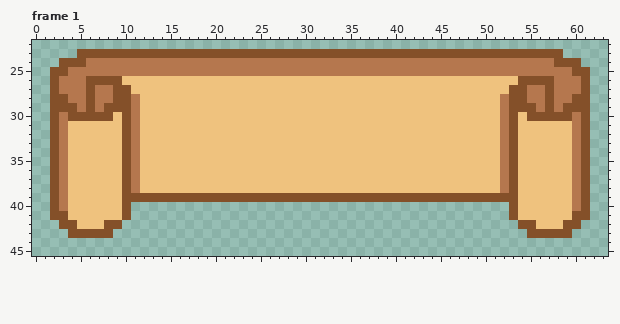
Pixel-art file, stored at Assets/HUD/Menu/Scroll.aseprite. This is how it looked before the edit.
64x64 pixels, 2 frames. Shown: frame 1: x 0..63, y 22..45.
The result:
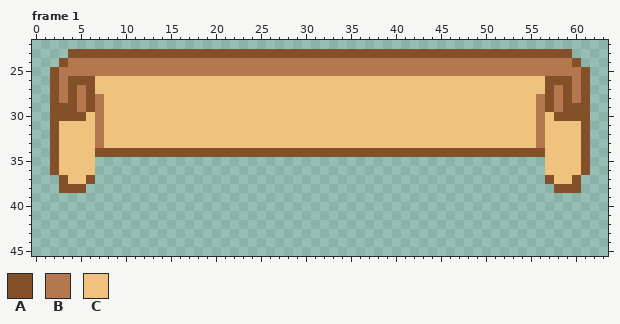
Palette (. is transparent): A #845029  B #b5774e  C #efc27e
From old to new:
Frame 1:
y 23: x 4 . -> A; x 59 . -> A
y 24: x 4..5 AA -> BB; x 58..59 AA -> BB
y 25: x 3 A -> B; x 60 A -> B
y 26: x 4..5 BB -> AA; x 7..9 AAA -> CCC; x 54..56 AAA -> CCC; x 58..59 BB -> AA
y 27: x 4 B -> A; x 7..10 BBAA -> CCCC; x 53..56 AABB -> CCCC; x 59 B -> A
y 28: x 3..4 AB -> BA; x 8..11 BAAB -> CCCC; x 52..55 BAAB -> CCCC; x 59..60 BA -> AB
y 29: x 8..11 AAAB -> CCCC; x 52..55 BAAA -> CCCC
y 30: x 3 B -> A; x 6..8 AAA -> CBC; x 10..11 AB -> CC; x 52..53 BA -> CC; x 55..57 AAA -> CBC; x 60 B -> A
y 31..33: x 3 B -> C; x 7 C -> B; x 10..11 AB -> CC; x 52..53 BA -> CC; x 56 C -> B; x 60 B -> C
y 34: x 3 B -> C; x 7..9 CCC -> AAA; x 11..52 BCCCCCCCCCCCCCCCCCCCCCCCCCCCCCCCCCCCCCCCCB -> AAAAAAAAAAAAAAAAAAAAAAAAAAAAAAAAAAAAAAAAAA; x 54..56 CCC -> AAA; x 60 B -> C
y 35..36: x 3 B -> C; x 7..56 CCCABCCCCCCCCCCCCCCCCCCCCCCCCCCCCCCCCCCCCCCCCBACCC -> ..................................................; x 60 B -> C
y 37: x 2..3 AB -> .A; x 6..57 CCCCABCCCCCCCCCCCCCCCCCCCCCCCCCCCCCCCCCCCCCCCCBACCCC -> A..................................................A; x 60..61 BA -> A.
y 38: x 2..61 ABCCCCCCABCCCCCCCCCCCCCCCCCCCCCCCCCCCCCCCCCCCCCCCCBACCCCCCBA -> .AAA....................................................AAA.
y 39: x 2..61 ABCCCCCCAAAAAAAAAAAAAAAAAAAAAAAAAAAAAAAAAAAAAAAAAAAACCCCCCBA -> ............................................................
y 40: x 2..10 ABCCCCCCA -> .........; x 53..61 ACCCCCCBA -> .........
y 41: x 2..10 AACCCCCCA -> .........; x 53..61 ACCCCCCAA -> .........
y 42: x 3..9 AACCCAA -> .......; x 54..60 AACCCAA -> .......
y 43: x 4..8 AAAAA -> .....; x 55..59 AAAAA -> .....
Boxes around the changes in both pictures, in picture pixels (x1, y1, x2, y2):
changed: (50, 49, 590, 238)
